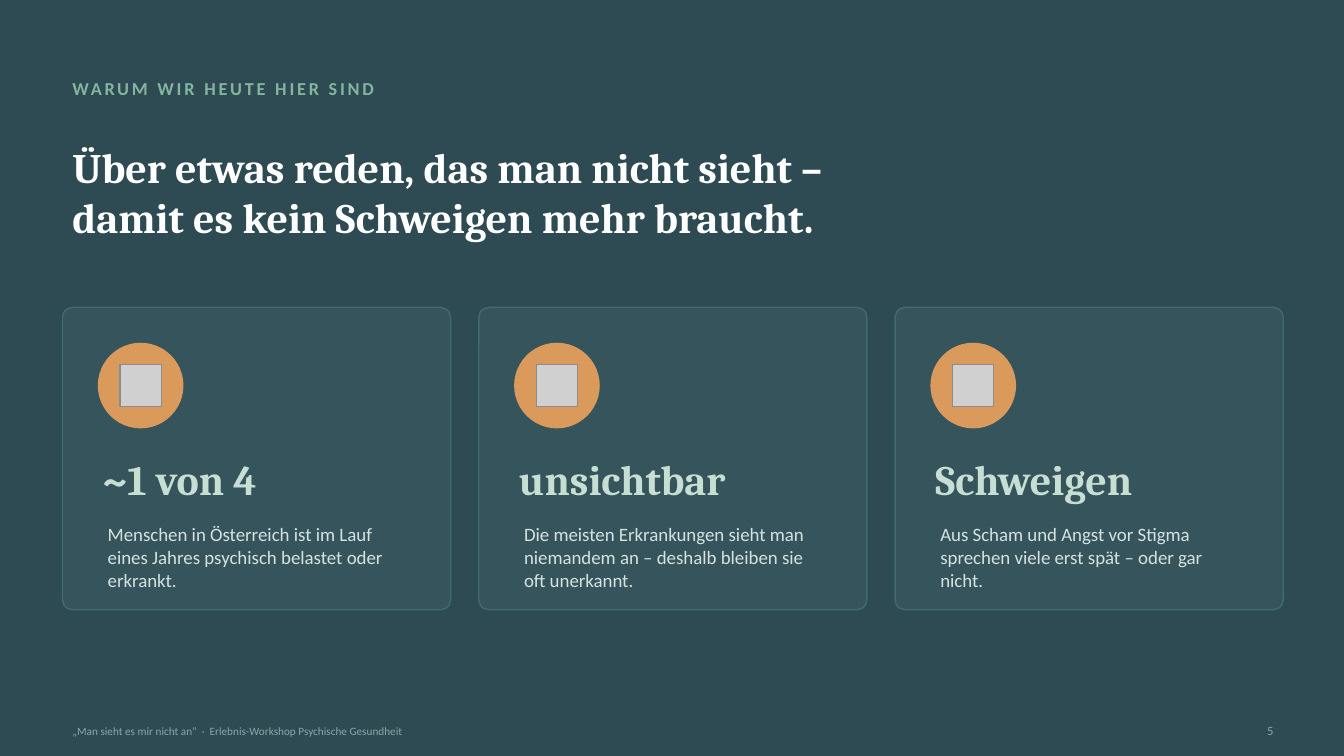
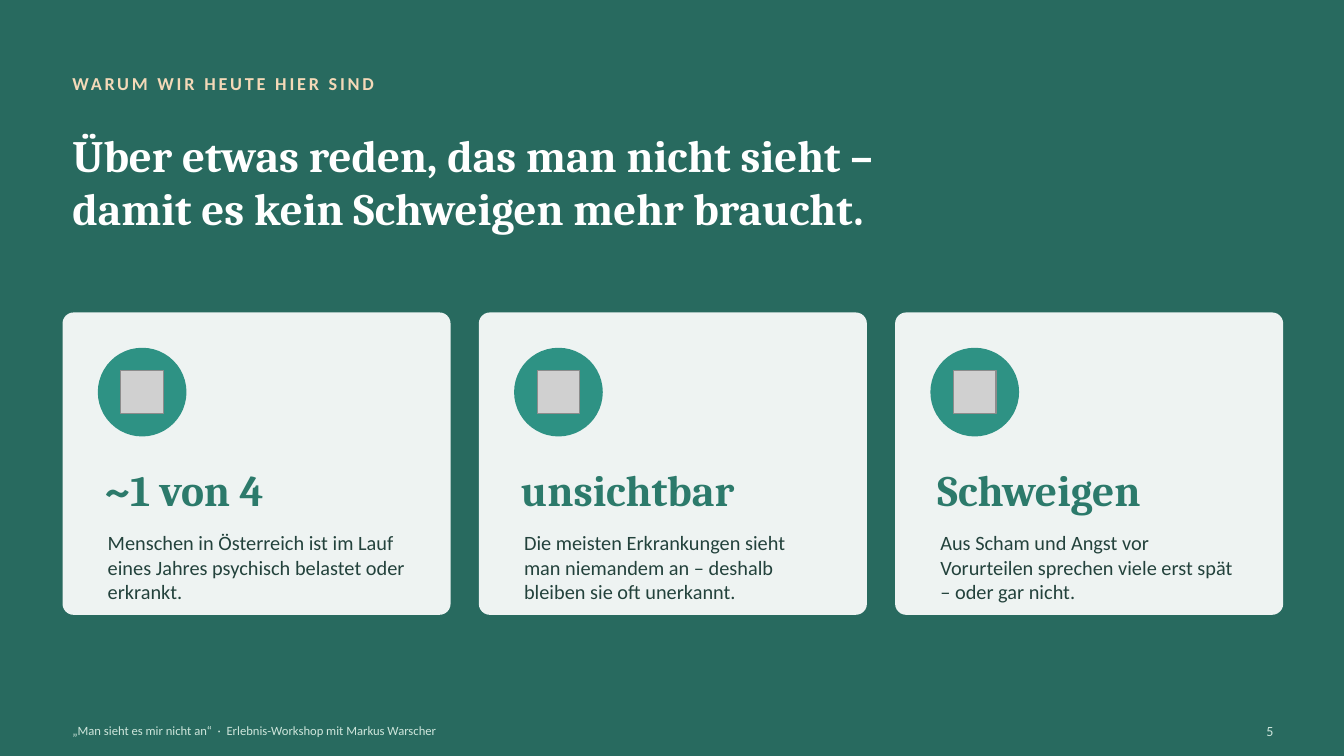
Before and after one commit to warscher80/spanwerk-datenschutz, a slide deck: slide 5 of workshop-psychische-gesundheit/Foliensatz_Man-sieht-es-mir-nicht-an.pptx. Drawn at 1344x756 pixels with LibreOffice and Linux fonts; fonts in the diff are those of the drawing; grey boxes stand for pictures; background and template pictures are left out. Boxes give left, top, right and bottom in pixels: in the first picture for what was removed or moved away, otherwise in the second. Text is boxed around its words. In the diff, an @@ line names an element or a change of style, - is before the commit and + after.

```diff
--- a/workshop-psychische-gesundheit/Foliensatz_Man-sieht-es-mir-nicht-an.pptx
+++ b/workshop-psychische-gesundheit/Foliensatz_Man-sieht-es-mir-nicht-an.pptx
@@ background #2E4A52 to picture (left out) @@
@@ rectangle added at <box>0,0,1344,756</box>, fill #24685C at 84% opacity @@
@@ rectangle added at <box>0,0,1344,756</box>, fill #24685C at 88% opacity @@
@@ text "WARUM WIR HEUTE HIER SIND" at <box>63,66,1172,101</box>: text colour #84B59F to #F4D9B8 @@
@@ text "Über etwas reden, das man ...": place and size @@
-text "Über etwas reden, das man ..." at <box>72,147,813,242</box>
+text "Über etwas reden, das man ..." at <box>72,133,863,235</box>
@@ text "Über etwas reden, das man ..." at <box>72,133,863,235</box>: size 30 to 32 pt; line spacing 36pt to 38pt @@
@@ fill #35545C to #FFFFFF at 92% opacity; outline #436A72 1 pt to none; proportions changed in 3 elements at <box>63,313,451,615</box>, <box>479,313,867,615</box>, <box>895,313,1284,615</box> @@
@@ 3 rounded rectangles, 3 pictures, 3 ellipses: place and size @@
-3 rounded rectangles, 3 pictures, 3 ellipses at <box>63,308,1284,610</box>
+3 rounded rectangles, 3 pictures, 3 ellipses at <box>63,313,1284,615</box>
@@ fill #D99A5B to #2E9284 in 3 elements at <box>98,348,187,437</box>, <box>514,348,603,437</box>, <box>931,348,1019,437</box> @@
@@ 5 texts: place and size @@
-5 texts at <box>103,466,1132,587</box>
+5 texts at <box>105,475,1140,599</box>
@@ size 30 to 31 pt, text colour #C7DED2 to #2C7A6B in 3 elements at <box>105,476,264,507</box>, <box>937,475,1140,516</box>, <box>521,475,734,507</box> @@
@@ text "Menschen in Österreich ist im ..." at <box>108,534,405,599</box>: size 13.5 to 14.5 pt, text colour #D6E2DF to #23423C @@
@@ text "Die meisten Erkrankungen sieht man ..." at <box>524,536,785,599</box>: size 13.5 to 14.5 pt, text colour #D6E2DF to #23423C @@
@@ text at <box>940,536,1232,603</box>: text changed; size 13.5 to 14.5 pt; text colour #D6E2DF to #23423C @@
-Aus Scham und Angst vor Stigma sprechen viele erst spät – oder gar nicht.
+Aus Scham und Angst vor Vorurteilen sprechen viele erst spät – oder gar nicht.
@@ text "5" at <box>1266,727,1273,736</box>: size 9 to 10 pt, text colour #8FA6A8 to #CFE6DC @@
@@ text at <box>72,726,436,737</box>: text changed; size 8 to 9 pt; text colour #8FA6A8 to #CFE6DC @@
-„Man sieht es mir nicht an“ · Erlebnis-Workshop Psychische Gesundheit
+„Man sieht es mir nicht an“ · Erlebnis-Workshop mit Markus Warscher
```
Also in this commit, not shown: 38 other slides changed, 1 slide added, 4 other files.
